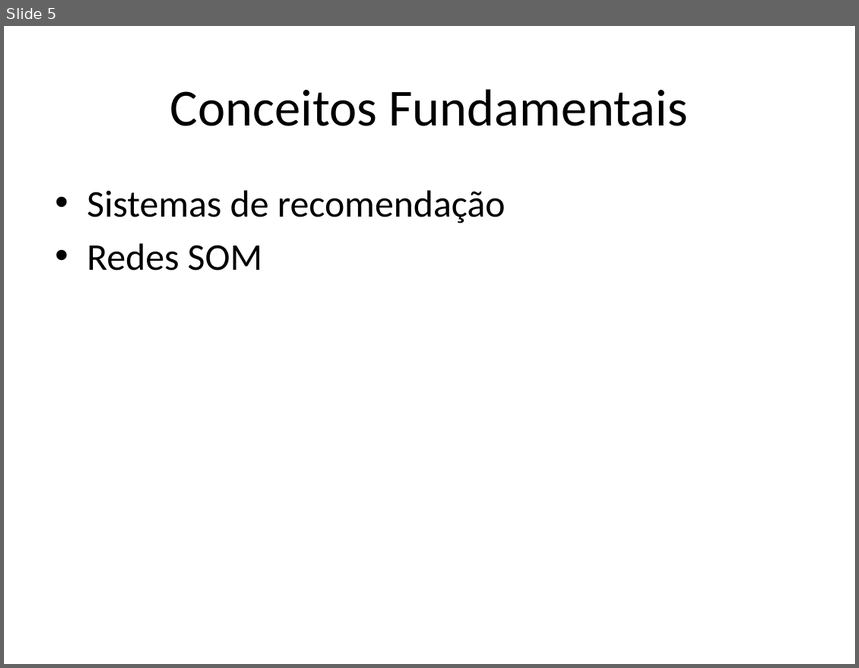
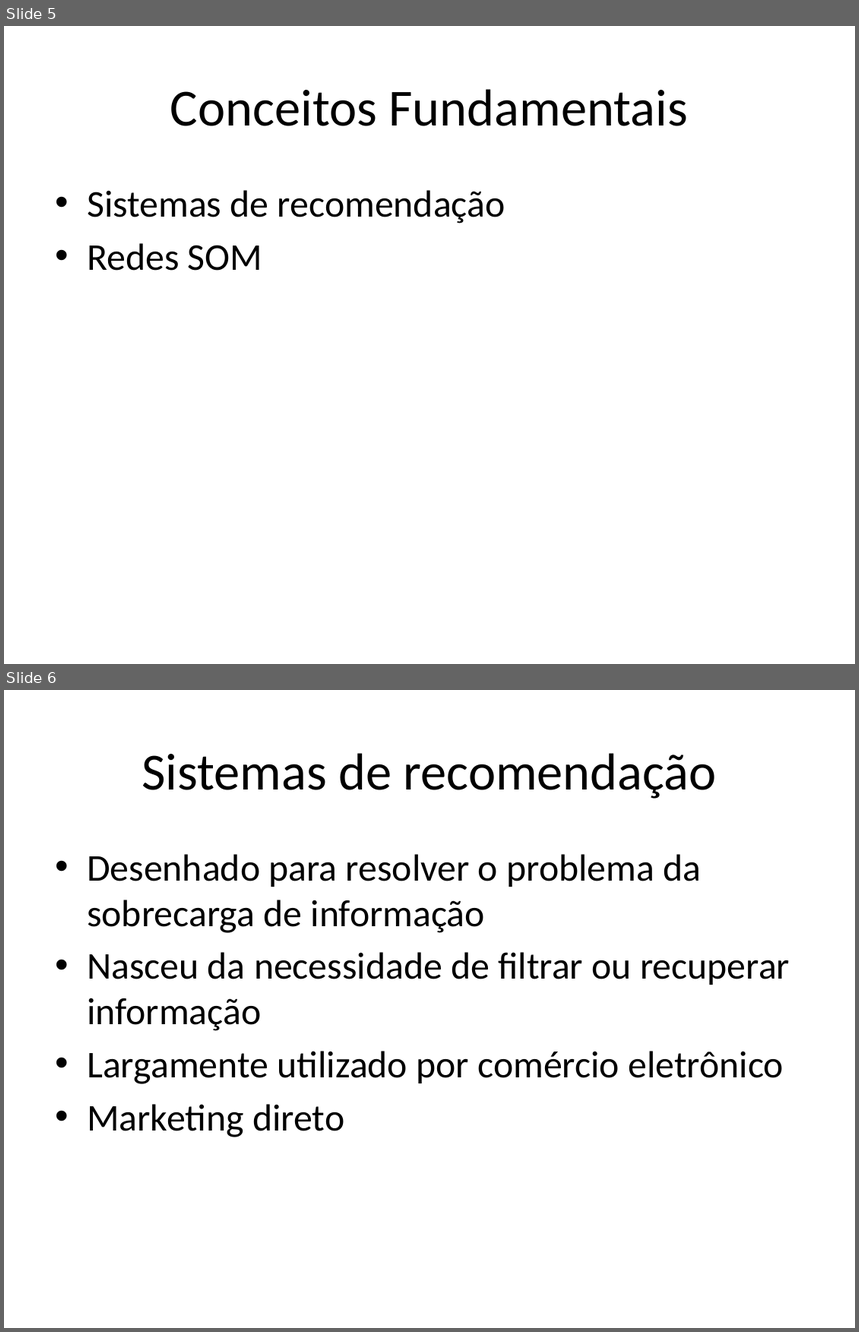
Before and after one commit to andersonberg/srsom, a slide deck: Apresentação/TCC_AndersonBerg_Apresentação.pptx. Shown one above the other, each under a label of ours: slide 5 before the commit, slides 5 and 6 after it. The pictures are 859x668 and 859x1332 pixels, drawn with LibreOffice and Linux fonts; fonts in the diff are those of the drawing. Boxes give left, top, right and bottom in pixels: in the first picture for what was removed or moved away, otherwise in the second. Text is boxed around its words. In the diff, an @@ line names an element or a change of style, - is before the commit and + after.

```diff
--- a/Apresentação/TCC_AndersonBerg_Apresentação.pptx
+++ b/Apresentação/TCC_AndersonBerg_Apresentação.pptx
@@ slide 6 added at <box>4,690,855,1328</box>, background #FFFFFF @@
@@ title added at <box>142,753,717,799</box>, 44 pt, text #000000 @@
+Sistemas de recomendação
@@ text added at <box>87,854,790,1138</box>, 32 pt, text #000000 @@
+• Desenhado para resolver o problema da sobrecarga de informação
+• Nasceu da necessidade de filtrar ou recuperar informação
+• Largamente utilizado por comércio eletrônico
+• Marketing direto
```
Also in this commit, not shown: 25 other slides added, 1 slide removed, 4 other files.
